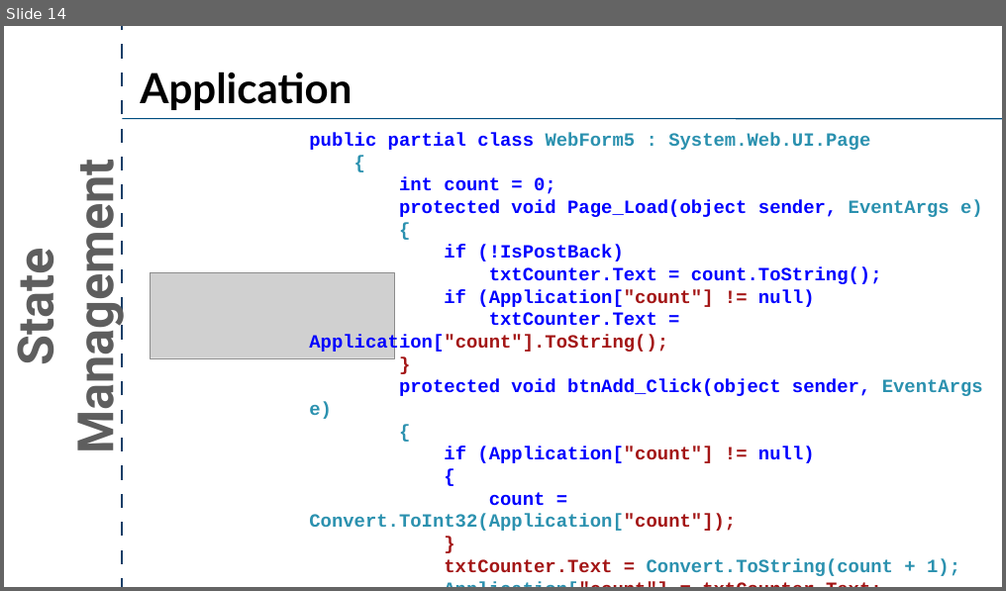
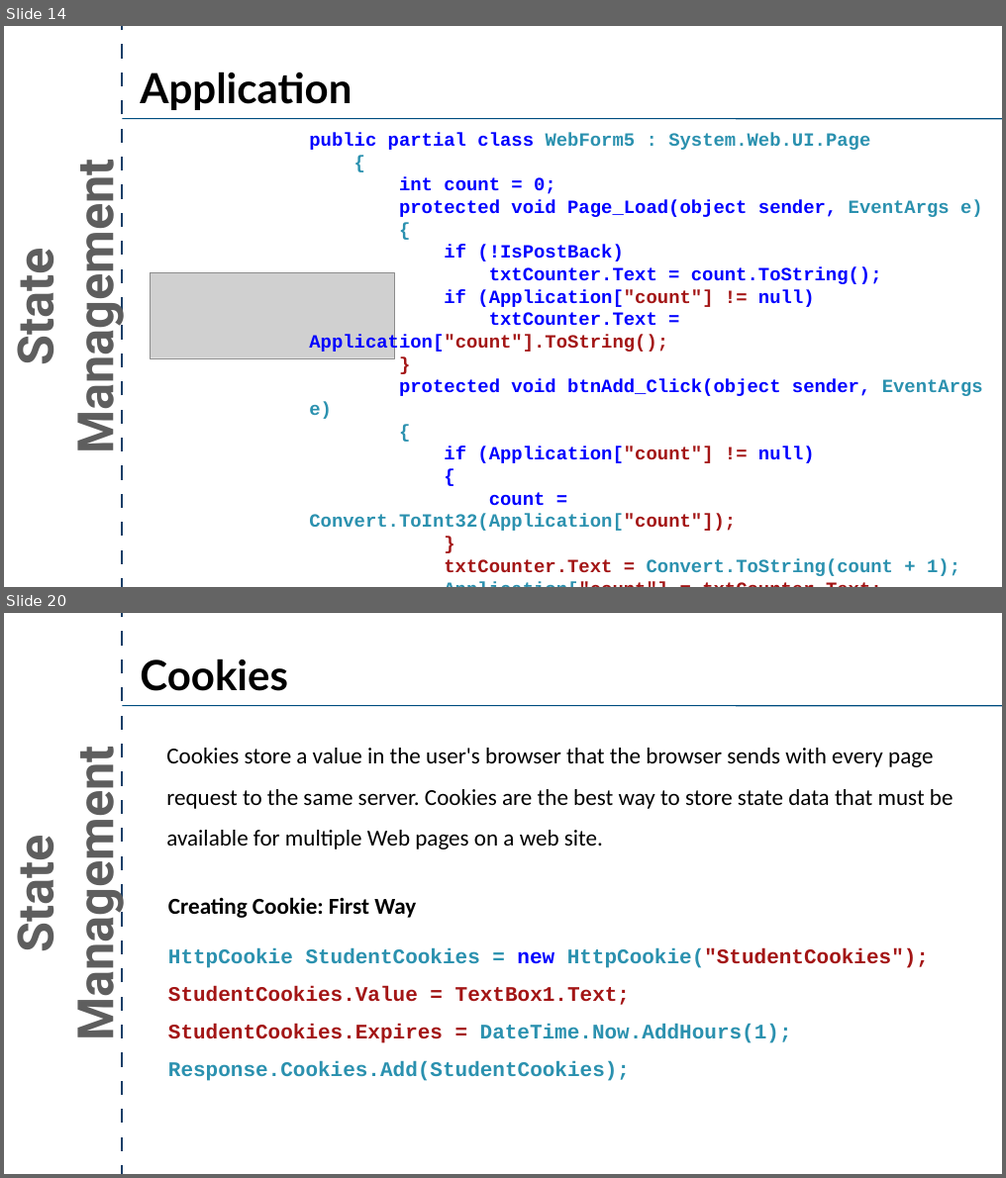
Before and after one commit to crpatel/DotNetMaterial, a slide deck: Unit 10.pptx. Shown one above the other, each under a label of ours: slide 14 before the commit, slides 14 and 20 after it; the slides between them are not shown. The pictures are 1006x591 and 1006x1178 pixels, drawn with LibreOffice and Linux fonts; fonts in the diff are those of the drawing; grey boxes stand for pictures. Boxes give left, top, right and bottom in pixels: in the first picture for what was removed or moved away, otherwise in the second. Text is boxed around its words. In the diff, an @@ line names an element or a change of style, - is before the commit and + after.

Commit message:
Cookies

```diff
--- a/Unit 10.pptx
+++ b/Unit 10.pptx
@@ slide 20 added at [4,613,1002,1174], background #FFFFFF @@
@@ line added from (122, 1174) to (122, 613), #183E67 4.5 pt @@
@@ text added at [140,659,288,691], 80 pt, text #000000, bold @@
+Cookies
@@ line added from (122, 706) to (1002, 706), #004D80 2 pt @@
@@ text added at [166,748,953,850], 44 pt, text #000000 @@
+Cookies store a value in the user's browser that the browser sends with every page request to the same server. Cookies are the best way to store state data that must be available for multiple Web pages on a web site.
@@ text added at [4,774,127,1033], 96 pt, text #5E5E5E, bold @@
+State Management
@@ text added at [168,897,416,918], 44 pt, text #000000, bold @@
+Creating Cookie: First Way
@@ text added at [168,949,929,1081], 40 pt, text #2B91AF, bold @@
+HttpCookie StudentCookies = new HttpCookie("StudentCookies");
+StudentCookies.Value = TextBox1.Text;
+StudentCookies.Expires = DateTime.Now.AddHours(1);
+Response.Cookies.Add(StudentCookies);
```
Also in this commit, not shown: 10 other slides added.
